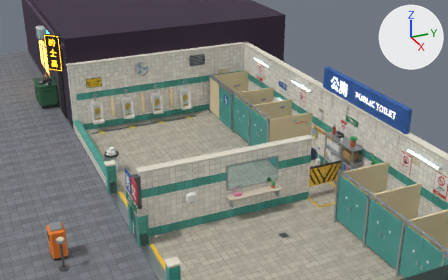
The glTF model models/level_split.glb as it was, and as the next commit left it.
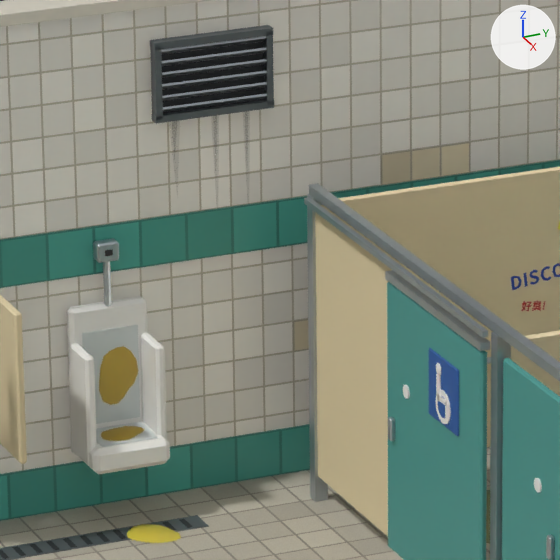
Each version appears first from a 50 mm lens placed at (14.33, -6.96, 9.63), pointed at (-6.44, 2.39, -0.75), and next in a close-up on the part from 38% to 54% of the width and 18% to 43% of the height. The axes (+X, +Y, +Z) are drawn at upper right. The lights are the same throughout. The older version's two pictures come first. Where no turn or scale is listed for an object, it has been applied to the vertices.

In view in the first close-up: 'bank_dressing', 'decor', 'floor', 'stains', 'stall_1_door', 'stall_2_door_b', 'stall_partitions', 'urinal_4_body', 'urinal_4_grime', 'walls', 'wear' and 1 more.
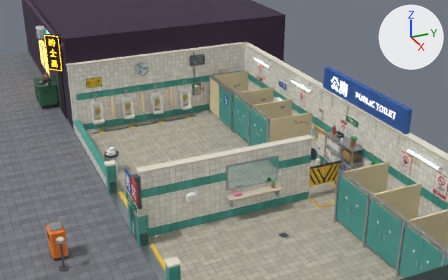
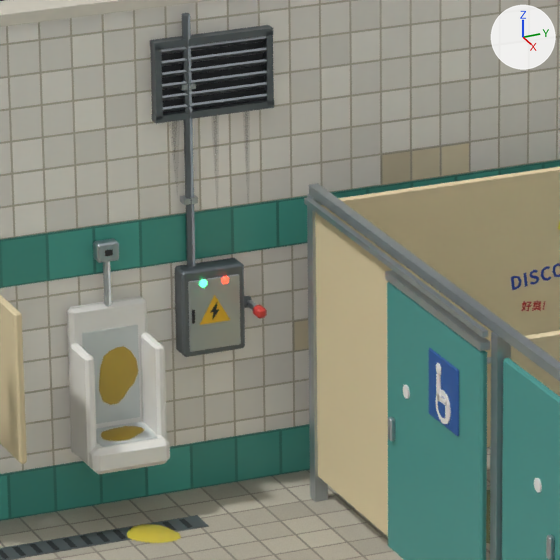
Boxes (x1, y1, x2, y2) around the edits, measured in the close-ups (560 x 560 px):
'fuse_box', added: after (175, 13, 245, 357)
    faces in mat_steel_dark (grey #70787d): (175, 13, 245, 357)
    faces in mat_steel (light grey #b7bfc4): (179, 83, 241, 352)
    faces in mat_plastic_yellow (yellow #f2c230): (200, 295, 230, 325)
'fuse_handle', added: after (244, 295, 267, 319)
    faces in mat_plastic_red (red #d6453d): (253, 305, 267, 319)
'fuse_off', added: after (221, 276, 229, 284)
'fuse_on', added: after (200, 279, 207, 287)

The edits, one by one:
Material 'fuse_on' (mat_fuse_on) is new.
Its base color is (0.0999, 1.0, 0.328) (green #59ff9b).
Its roughness is 0.3.
Its emission color is (0.0467, 1.0, 0.238) (green #3dff86).
Its emission strength is 5.0.
Material 'fuse_off' (mat_fuse_off) is new.
Its base color is (1.0, 0.102, 0.0595) (red #ff5a45).
Its roughness is 0.3.
Its emission color is (1.0, 0.0296, 0.0144) (red #ff3020).
Its emission strength is 6.0.
Mesh me_fuse_on is new.
It is a UV sphere (8 segments, 5 rings, poles along z) spanning x 0.1154..0.1406, y -0.0809..-0.0391, z 1.138..1.182.
It uses material mat_fuse_on (green #59ff9b, glowing green #3dff86).
Mesh me_fuse_off is new.
It is a UV sphere (8 segments, 5 rings, poles along z) spanning x 0.1154..0.1406, y 0.0391..0.0809, z 1.138..1.182.
It uses material mat_fuse_off (red #ff5a45, glowing red #ff3020).
Mesh me_fuse_handle is new.
It has 48 vertices, 84 faces and spans x -0.032..0.203, y -0.025..0.04, z -0.032..0.032.
Faces by material slot: [28, 12, 44].
It uses material mat_steel_dark (grey #70787d).
It uses material mat_steel (light grey #b7bfc4).
It uses material mat_plastic_red (red #d6453d).
Mesh me_fuse_box is new.
It has 93 vertices, 147 faces and spans x 0.0..0.14, y -0.17..0.17, z 0.77..2.55.
Faces by material slot: [64, 68, 14, 1].
It uses material mat_steel_dark (grey #70787d).
It uses material mat_steel (light grey #b7bfc4).
It uses material mat_plastic_black (dark grey #2b2d30).
It uses material mat_plastic_yellow (yellow #f2c230).
Object 'fuse_on' (ob_fuse_on) is new; it shows me_fuse_on.
Its location is (-8.0, 1.85, 0.0).
Object 'fuse_off' (ob_fuse_off) is new; it shows me_fuse_off.
Its location is (-8.0, 1.85, 0.0).
Object 'fuse_handle' (ob_fuse_handle) is new; it shows me_fuse_handle.
Its location is (-7.94, 2.045, 1.0).
Object 'fuse_box' (ob_fuse_box) is new; it shows me_fuse_box.
Its location is (-8.0, 1.85, 0.0).
